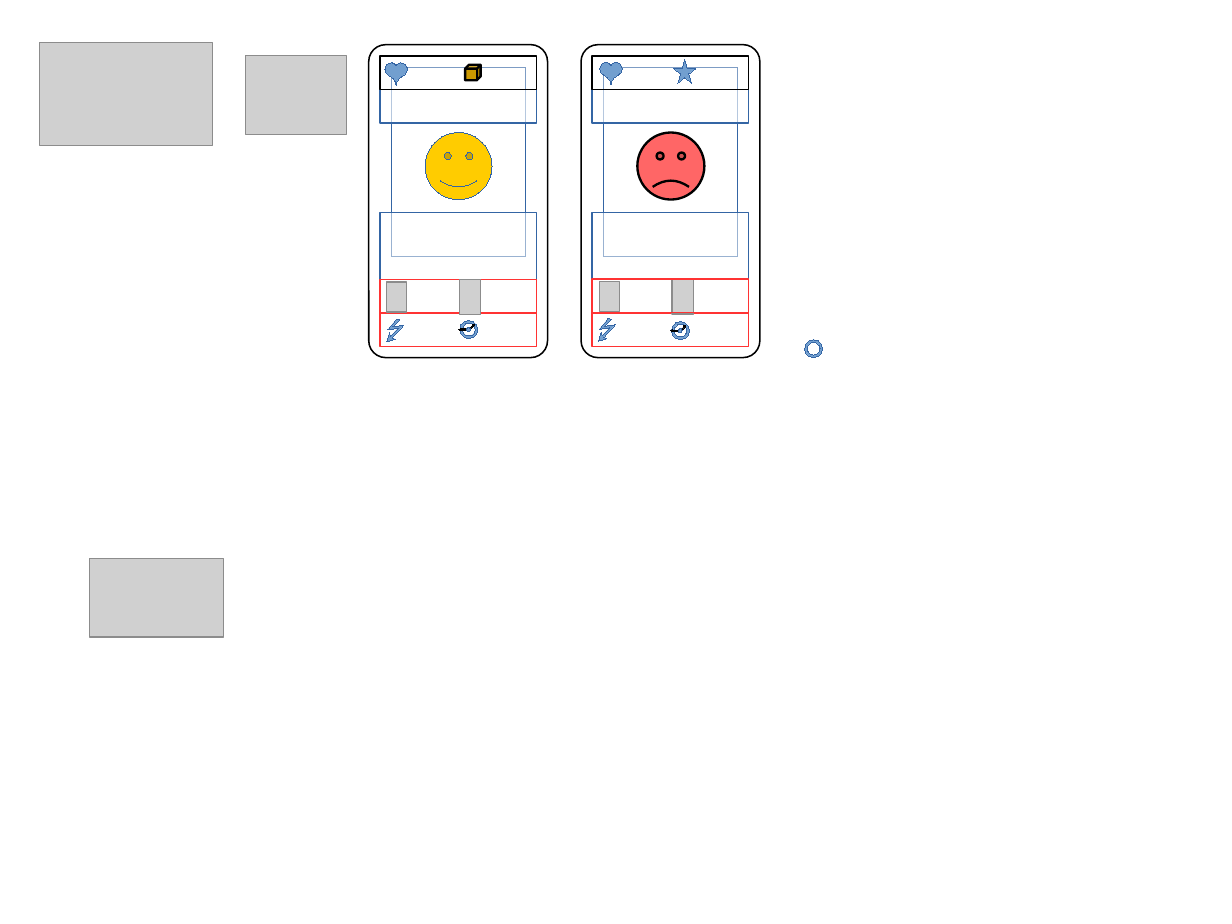
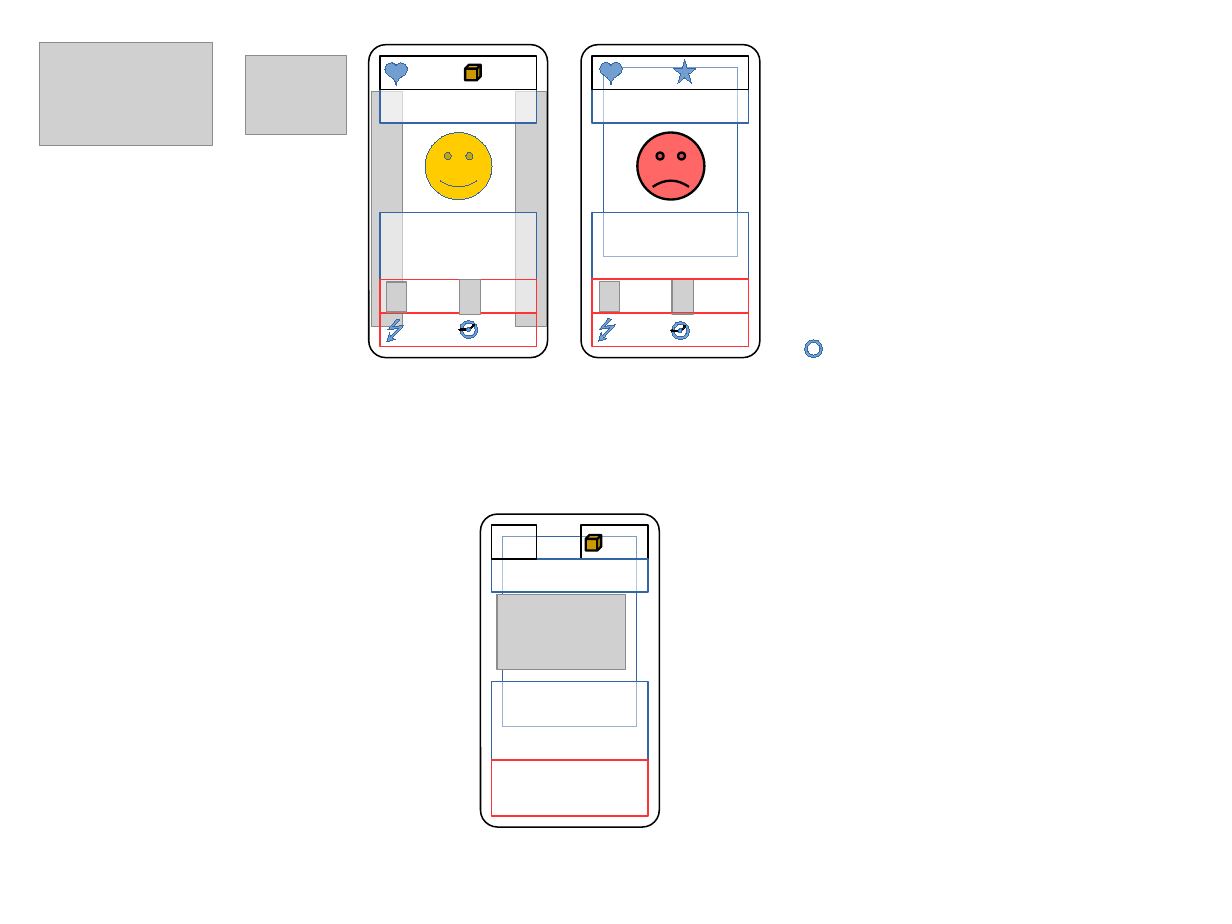
Before and after one commit to gdarai/HMSPhantomGame2018, a slide deck: slide 2 of zcCards/karta.odp. Drawn at 1232x924 pixels with LibreOffice and Linux fonts; fonts in the diff are those of the drawing; grey boxes stand for pictures. Boxes give left, top, right and bottom in pixels: in the first picture for what was removed or moved away, otherwise in the second. Text is boxed around its words. In the diff, an @@ line names an element or a change of style, - is before the commit and + after.

```diff
--- a/zcCards/karta.odp
+++ b/zcCards/karta.odp
@@ picture: place and size @@
-picture at <box>89,559,224,637</box>
+picture at <box>371,92,402,326</box>
@@ picture added at <box>515,92,547,326</box> @@
@@ freeform shape added at <box>481,514,660,827</box>, fill #FFFFFF, outline #000000 0.99 pt @@
@@ rectangle added at <box>492,525,537,559</box>, fill #FFFFFF at 36% opacity, outline #000000 0.99 pt @@
@@ rectangle added at <box>503,537,637,727</box>, fill #FFFFFF, outline #3465A4 0 pt @@
@@ rectangle added at <box>581,525,648,559</box>, fill #FFFFFF at 36% opacity, outline #000000 0.99 pt @@
@@ cube added at <box>586,536,601,551</box>, fill #CC9900, outline #000000 1.5 pt @@
@@ rectangle added at <box>492,559,648,593</box>, fill #FFFFFF at 64% opacity, outline #3465A4 0.99 pt @@
@@ picture added at <box>497,595,626,670</box> @@
@@ rectangle added at <box>492,682,648,760</box>, fill #FFFFFF at 50% opacity, outline #3465A4 0.99 pt @@
@@ rectangle added at <box>492,760,648,816</box>, outline #FF3333 0.99 pt @@
```
Also in this commit, not shown: 1 other slide changed, 22 other files.
